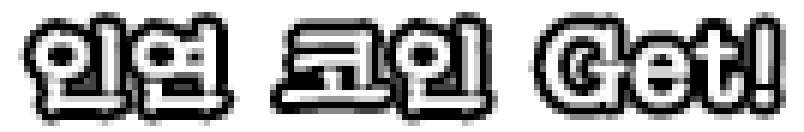
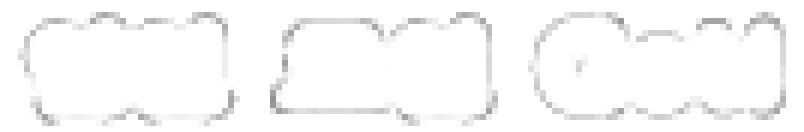
Revision of a layered 804×132 image; what changed, layer by layer:
added layer "인연 코인 Get! 복사" above "인연 코인 Get!" over (x1=30, y1=24, x2=774, y2=114)
